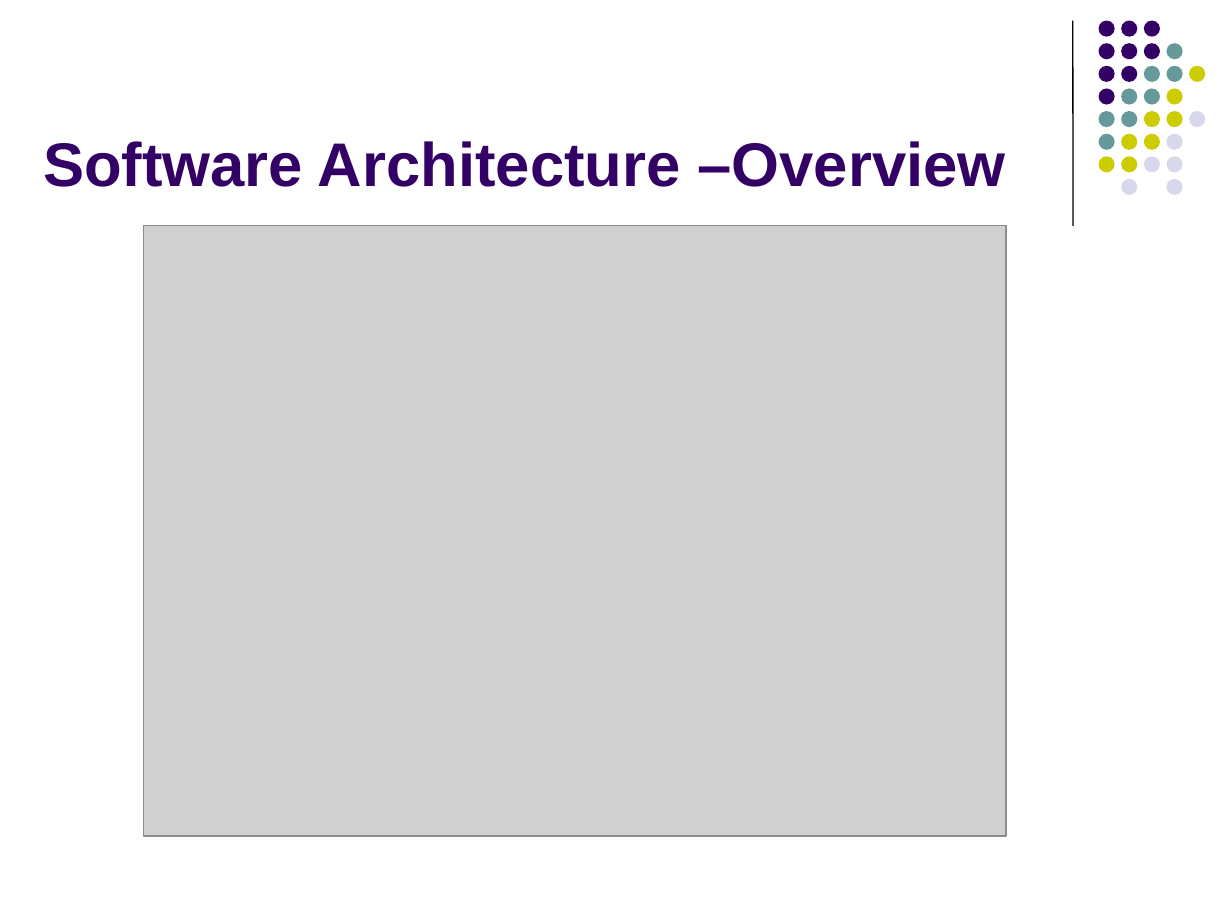
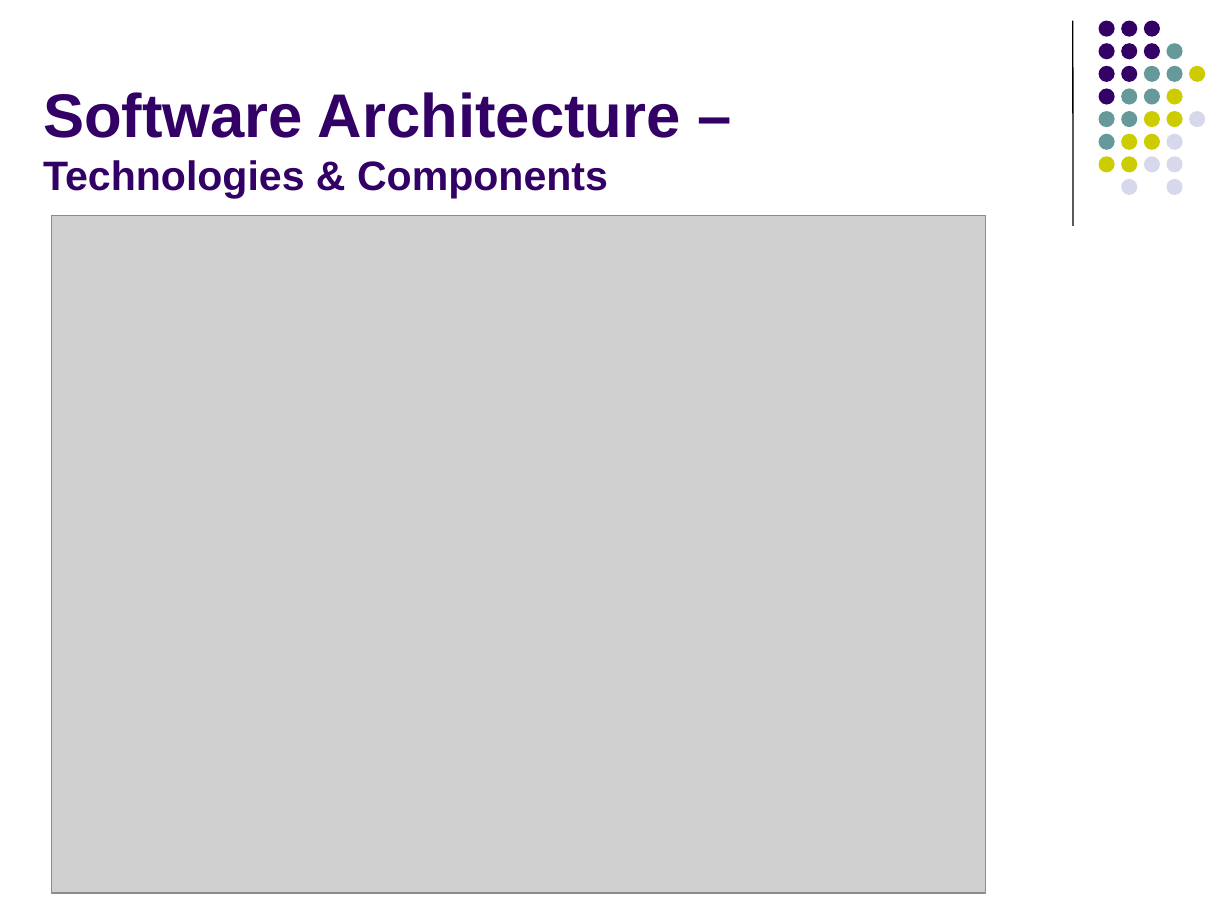
Before and after one commit to imireasa/mtech-se18-t08s, a slide deck: slide 12 of docs/W-9 Working Document/W-9.3 Presentation Slides/Phase 2/vms_presentation_2_v0.1.pptx. Drawn at 1232x924 pixels with LibreOffice and Linux fonts; fonts in the diff are those of the drawing; grey boxes stand for pictures. Boxes give left, top, right and bottom in pixels: in the first picture for what was removed or moved away, otherwise in the second. Text is boxed around its words. In the diff, an @@ line names an element or a change of style, - is before the commit and + after.

```diff
--- a/docs/W-9 Working Document/W-9.3 Presentation Slides/Phase 2/vms_presentation_2_v0.1.pptx
+++ b/docs/W-9 Working Document/W-9.3 Presentation Slides/Phase 2/vms_presentation_2_v0.1.pptx
@@ title at box(43, 92, 681, 199): text changed; size 36 to 24 pt @@
-Software Architecture –Overview
+Software Architecture –
+Technologies & Components
@@ picture: place and size @@
-picture at box(144, 225, 1007, 835)
+picture at box(52, 216, 986, 893)
```
Also in this commit, not shown: 8 other slides changed, 1 slide added, 8 slides removed, 2 other files.
